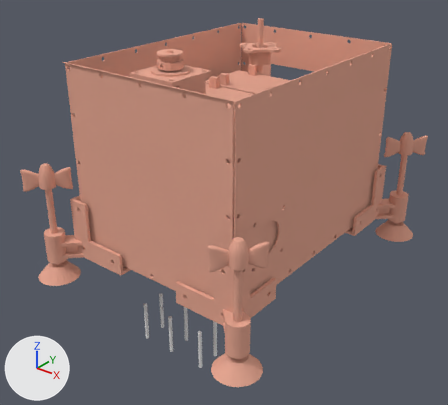
Before and after pictures for a commit that changed the Blender file Umno/Коробка-в-Сборе.blend.
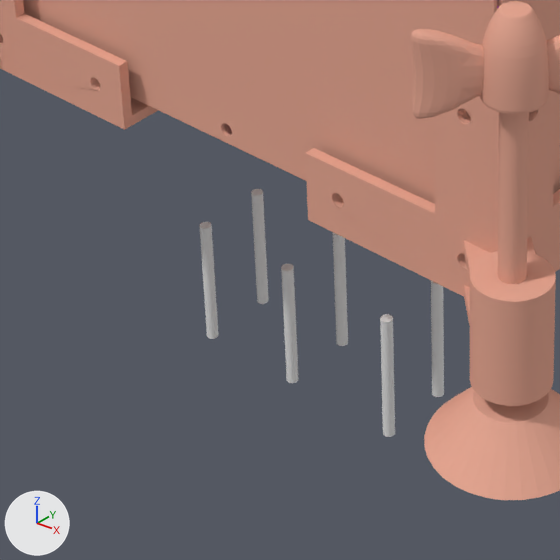
There are two pictures of each version: one whole from a 50 mm lens placed at (44.5, -60.2, 17.5), pointed at (1.9, -6.9, -15.6), one close up on the part from 19% to 56% of the width and 58% to 100% of the height. The lights are fixed; the arrows at lower left show +X, +Y and +Z.

The older version as bpy lines, for what is in view:
```python
me_cylinder_001 = bpy.data.meshes.new('Cylinder.001')
me_cylinder_001.from_pydata(...)  # a 32-sided cylinder along z spanning x -0.22..0.22, y -0.22..0.22, z -1.0..1.0; a 32-sided cylinder along z spanning x -9.21..-8.76, y 2.57..3.02, z -1.0..1.0; a 32-sided cylinder along z spanning x -0.22..0.22, y 2.57..3.02, z -1.0..1.0; a 32-sided cylinder along z spanning x -4.99..-4.54, y 2.57..3.02, z -1.0..1.0; a 32-sided cylinder along z spanning x -4.99..-4.54, y -0.23..0.22, z -1.0..1.0; a 32-sided cylinder along z spanning x -9.21..-8.76, y -0.23..0.22, z -1.0..1.0
me_korpus_v_sbore = bpy.data.meshes.new('Korpus-V-Sbore')
me_korpus_v_sbore.from_pydata(...)  # 23663 vertices, 47824 faces; spans x -160.0..160.0, y -240.0..160.0, z -256.0..30.0
me_korpus_v_sbore.materials.append(mat_material_002)  # beige #e7a994
ob_cylinder_001 = bpy.data.objects.new('Cylinder.001', me_cylinder_001)
ob_cylinder_001.location = (5.46, -15.97, -30.51)
ob_cylinder_001.scale = (1.0, 1.0, 2.57)
ob_korpus_v_sbore = bpy.data.objects.new('Korpus-V-Sbore', me_korpus_v_sbore)
ob_korpus_v_sbore.location = (2.6, -1.24, 2.53)
ob_korpus_v_sbore.scale = (0.1, 0.1, 0.1)
```
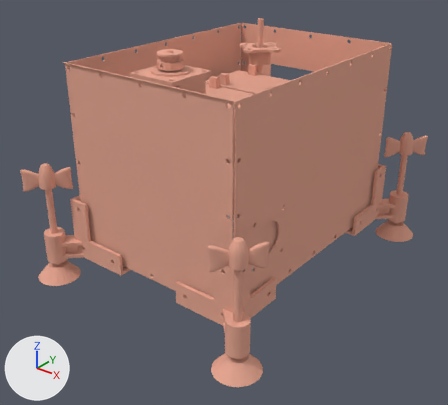
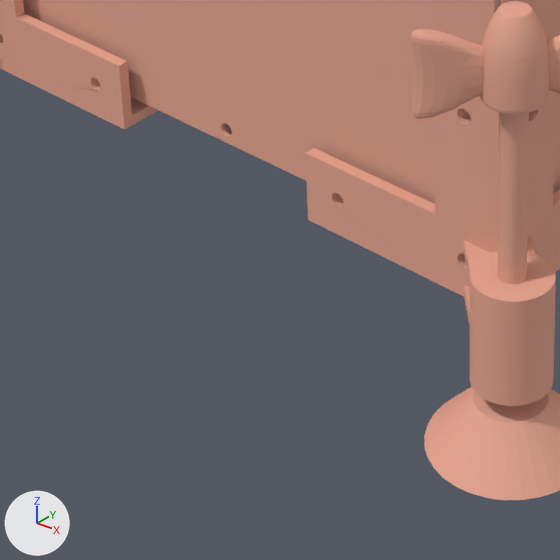
What differs and where, as boxes [x1, y1, x2, y2] in the close-ups (560 x 560 px):
'Cylinder.001', deleted
    before: [199, 189, 444, 437]

The change in detail:
Object 'Cylinder.001' (ob_cylinder_001) is deleted.
